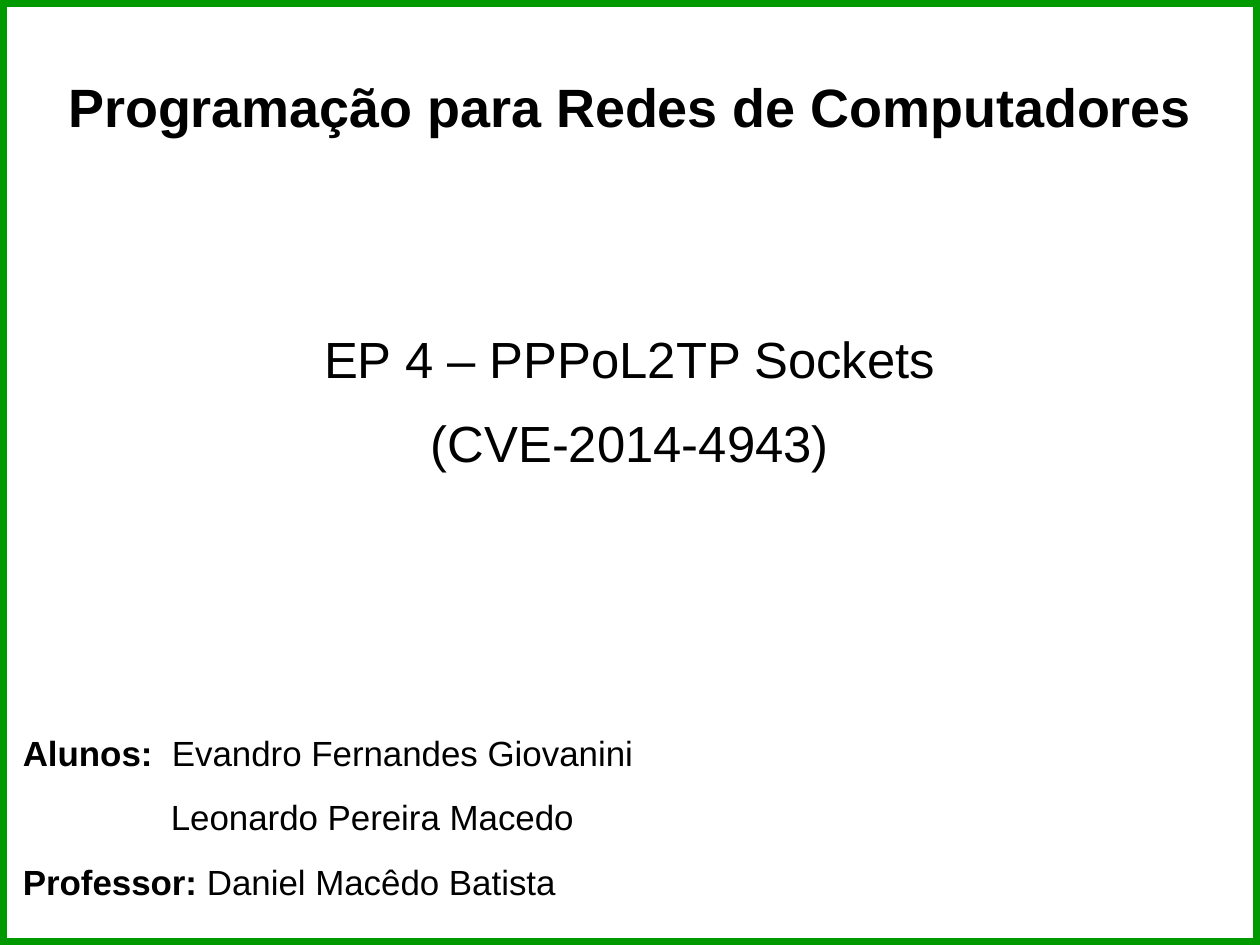
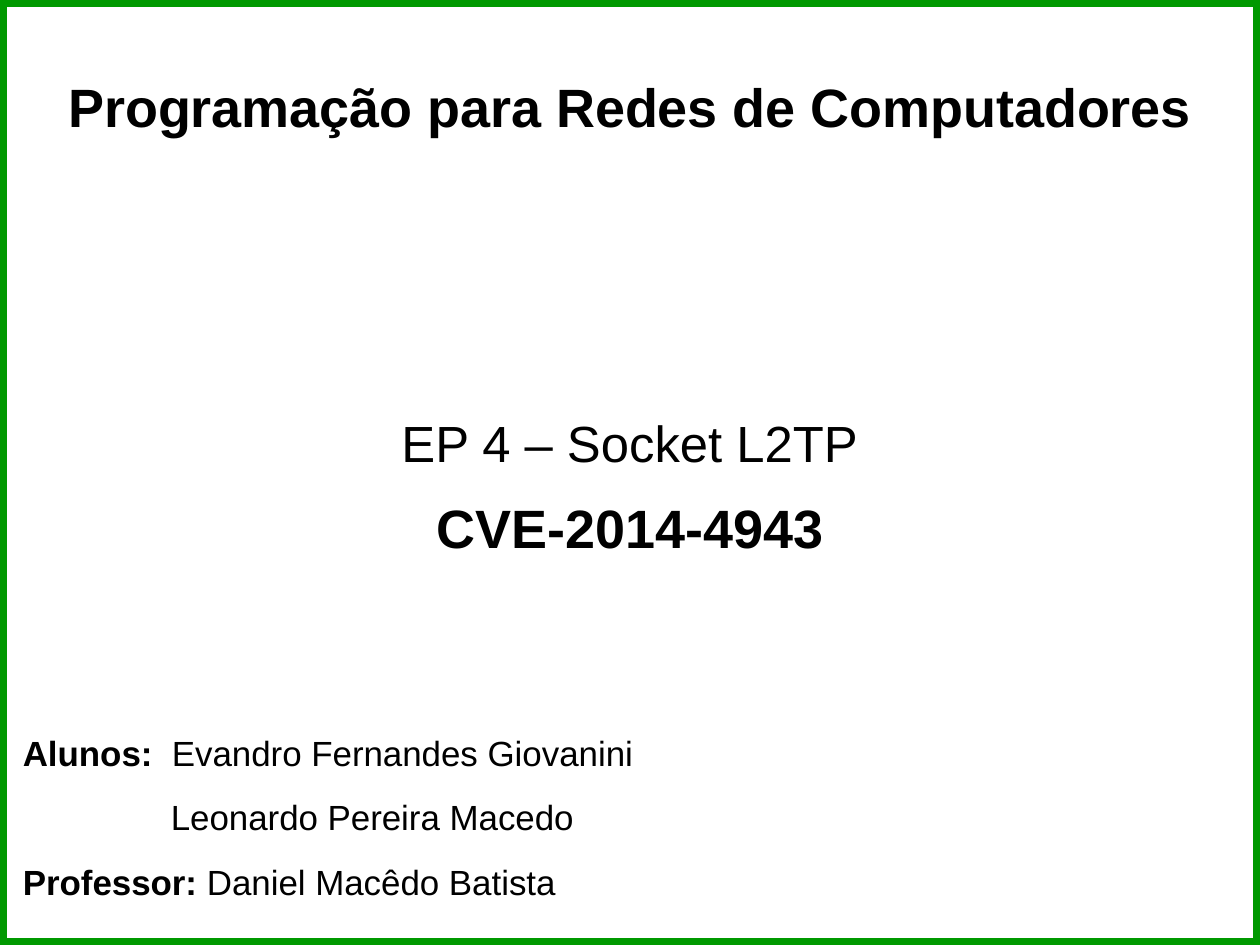
Before and after one commit to redes-2015/l2tp-socket-bug, a slide deck: slide 1 of slides/slides.odp. Drawn at 1260x945 pixels with LibreOffice and Linux fonts; fonts in the diff are those of the drawing. Boxes give left, top, right and bottom in pixels: in the first picture for what was removed or moved away, otherwise in the second. Text is boxed around its words. In the diff, an @@ line names an element or a change of style, - is before the commit and + after.

```diff
--- a/slides/slides.odp
+++ b/slides/slides.odp
@@ text at (401, 425, 857, 549): text changed @@
-EP 4 – PPPoL2TP Sockets
-(CVE-2014-4943)
+EP 4 – Socket L2TP
+CVE-2014-4943
```
Also in this commit, not shown: 3 other slides changed, 5 slides added, 2 other files.
